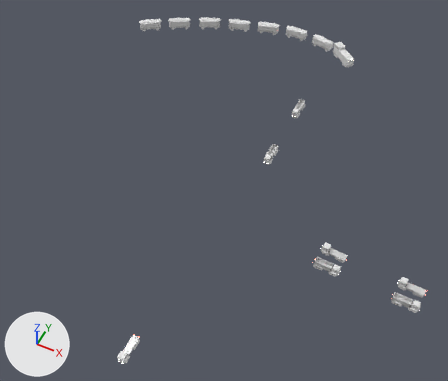
The FBX model Assets/Art/KayseriIsland/Models/Coal/Phase3/Vehicles_P3.fbx, before and after one commit.
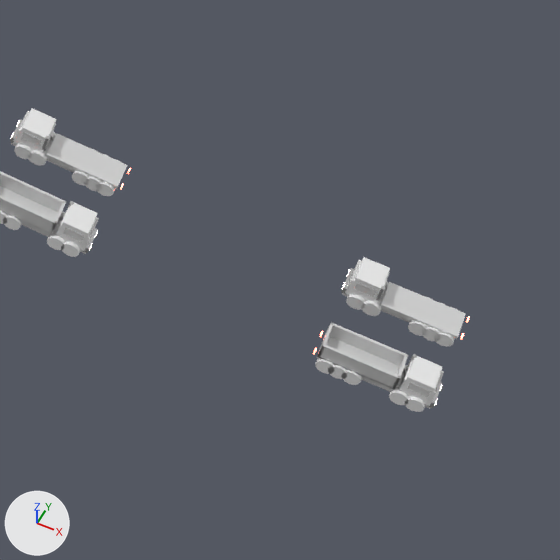
The first picture shows the older version from a 50 mm camera at (69.0, -137.0, 197.0) aimed at (-10.0, 20.0, 1.0). The close-ups show the older and then the newer version on the part from 71% to 100% of the width and 57% to 91% of the height of that picture. Only the edits that show in the close-ups are written down. The axes (+X, +Y, +Z) are drawn at lower left. The lights are the same throughout.

In view in the first close-up: 'truck_road_cargo0', 'truck_road_cargo1', 'truck_road_ore2', 'truck_road_ore3'.
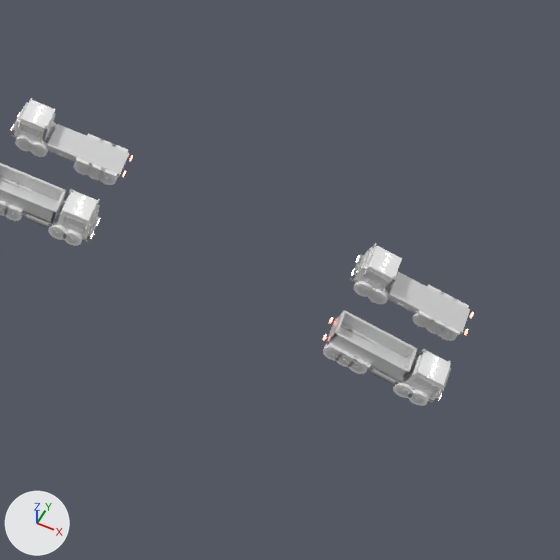
Pixel boxes (x1, y1, x2, y2) of what changed, in the close-ups (560 x 560 px):
'truck_road_ore3', moved, turned: before (313, 322, 444, 412); after (323, 310, 451, 406)
'truck_road_cargo0', moved, turned: before (341, 257, 470, 347); after (350, 243, 474, 341)
'truck_road_cargo1', moved, turned: before (10, 108, 131, 196); after (10, 98, 133, 185)
'truck_road_ore2', moved, turned: before (0, 171, 99, 257); after (0, 163, 100, 246)

What the commit changed:
Object 'truck_road_ore2' (ob_truck_road_ore2) moves from (44.0, -3.6, 8.3) to (44.0, -3.6, 9.7).
Object 'truck_road_ore2' (ob_truck_road_ore2) turns from (0, 5.8, 0) to (0, 1.9, 0) degrees about x, y and z.
Object 'truck_road_cargo1' (ob_truck_road_cargo1) moves from (44.0, 3.6, 8.3) to (44.0, 3.6, 9.7).
Object 'truck_road_cargo1' (ob_truck_road_cargo1) turns from (0, -5.8, -180) to (0, -1.9, -180) degrees about x, y and z.
Object 'truck_road_ore3' (ob_truck_road_ore3) moves from (73.9, -3.6, 5.6) to (73.9, -3.6, 7.2).
Object 'truck_road_ore3' (ob_truck_road_ore3) turns from (0, 2.8, 0) to (0, 11, 0) degrees about x, y and z.
Object 'truck_road_cargo0' (ob_truck_road_cargo0) moves from (73.9, 3.6, 5.6) to (73.9, 3.6, 7.2).
Object 'truck_road_cargo0' (ob_truck_road_cargo0) turns from (0, -2.8, -180) to (0, -11, -180) degrees about x, y and z.
